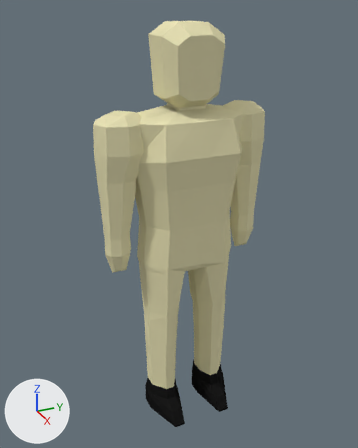
What one commit did to the Blender file Art Assets/NPC Models/Un-equipped Human Model(Female).blend.
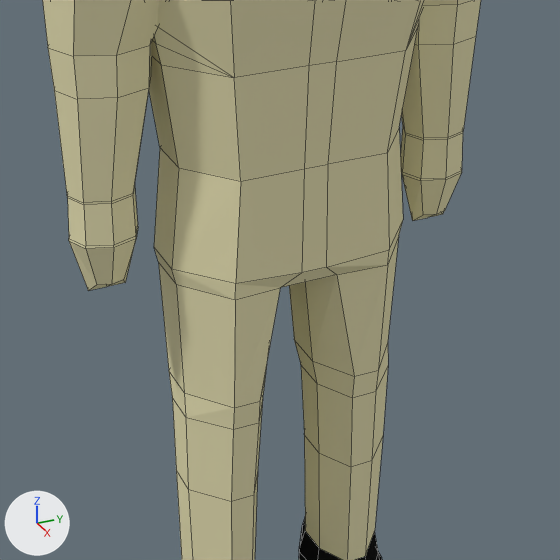
Each version appears first whole from a 50 mm lens placed at (9.21, -4.3, 9.49), pointed at (-0.05, -0.13, 4.86), and next in a close-up on the part from 22% to 81% of the width and 36% to 84% of the height. Every picture has the same lights, and +X, +Y and +Z are marked at lower left. The close-ups show mesh edges as thin lines.

In view in the first close-up: 'Basic Hunter'.
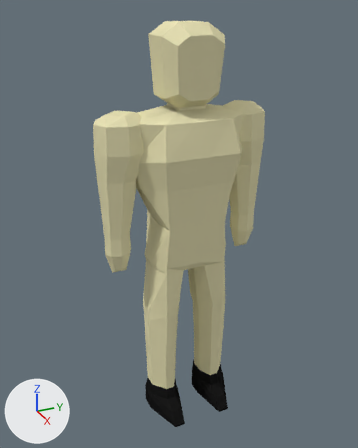
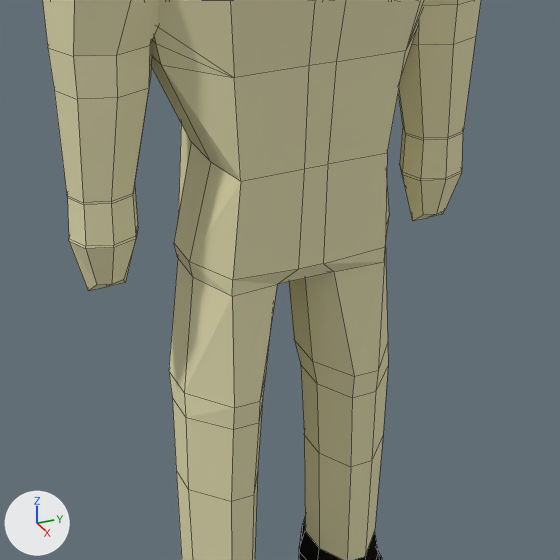
The change, as a diff of the scene's bpy script:
```diff
--- a/Art Assets/NPC Models/Un-equipped Human Model(Female).blend.py
+++ b/Art Assets/NPC Models/Un-equipped Human Model(Female).blend.py
@@ me_cube @@
 me_cube.from_pydata(...)  # 417 vertices, 442 faces; spans x -0.77..1.05, y -1.96..1.85, z 0.02..9.07
 # used by ob_basic_hunter; location = (0.0, 0.0, 0.0)
 # before: 57 (0.56, 0.26, 3.98) at pixel (336, 274), 58 (0.64, 0.71, 4.02) at pixel (387, 264), 60 (0.64, -0.71, 4.02) at pixel (235, 299), 64 (0.56, -0.26, 3.98) at pixel (280, 287), 356 (0.65, 0.11, 4.14) at pixel (326, 267)
 # before: 357 (0.65, -0.11, 4.14) at pixel (301, 272), 360 (0.65, -0.71, 4.17) at pixel (235, 283), 361 (0.65, 0.71, 4.17) at pixel (389, 249)
-me_cube.vertices[0].co = (-0.22, 1.01, 5.08)
-me_cube.vertices[1].co = (0.22, 1.01, 5.08)  # pixel (399, 127)
-me_cube.vertices[4].co = (0.22, -1.01, 5.08)  # pixel (178, 167)
-me_cube.vertices[5].co = (-0.22, -1.01, 5.08)  # pixel (159, 147)
-me_cube.vertices[50].co = (0.21, 1.06, 4.02)  # pixel (398, 235)
-me_cube.vertices[52].co = (-0.21, 1.06, 4.02)
-me_cube.vertices[59].co = (0.21, -1.06, 4.02)  # pixel (176, 284)
-me_cube.vertices[61].co = (-0.21, -1.06, 4.02)  # pixel (158, 261)
-me_cube.vertices[362].co = (-0.22, -1.09, 4.17)  # pixel (153, 246)
-me_cube.vertices[363].co = (0.22, -1.09, 4.17)  # pixel (171, 269)
-me_cube.vertices[364].co = (0.22, 1.09, 4.17)  # pixel (403, 219)
-me_cube.vertices[365].co = (-0.22, 1.09, 4.17)
+# me_cube part 1
+for i in [57, 58, 60, 64, 356, 357, 360, 361]: me_cube.vertices[i].co += Vector((-0.06, 0.0, 0.0))
+me_cube.vertices[0].co = (-0.22, 0.85, 5.08)
+me_cube.vertices[1].co = (0.22, 0.85, 5.08)
+me_cube.vertices[4].co = (0.22, -0.73, 5.08)  # pixel (210, 161)
+me_cube.vertices[5].co = (-0.22, -0.73, 5.08)  # pixel (191, 141)
+me_cube.vertices[50].co = (0.09, 0.99, 4.02)
+me_cube.vertices[52].co = (-0.21, 0.99, 4.02)
+me_cube.vertices[59].co = (0.15, -0.88, 4.02)  # pixel (192, 276)
+me_cube.vertices[61].co = (-0.21, -0.88, 4.02)  # pixel (177, 257)
+me_cube.vertices[362].co = (-0.22, -0.91, 4.17)  # pixel (173, 242)
+me_cube.vertices[363].co = (0.15, -0.91, 4.17)  # pixel (189, 261)
+me_cube.vertices[364].co = (0.09, 1.02, 4.17)  # pixel (389, 215)
+me_cube.vertices[365].co = (-0.22, 1.02, 4.17)
 me_cube.materials.append(mat_skin_unequipped_human)
```

Boxes (x1, y1, x2, y2) around the edits, measured in the close-ups (560 x 560 px; the box of a moved part takes in the faces that stretch with it):
part 1 of me_cube, moved or reshaped
    before: (149, 27, 418, 408)
    after: (151, 27, 418, 408)
